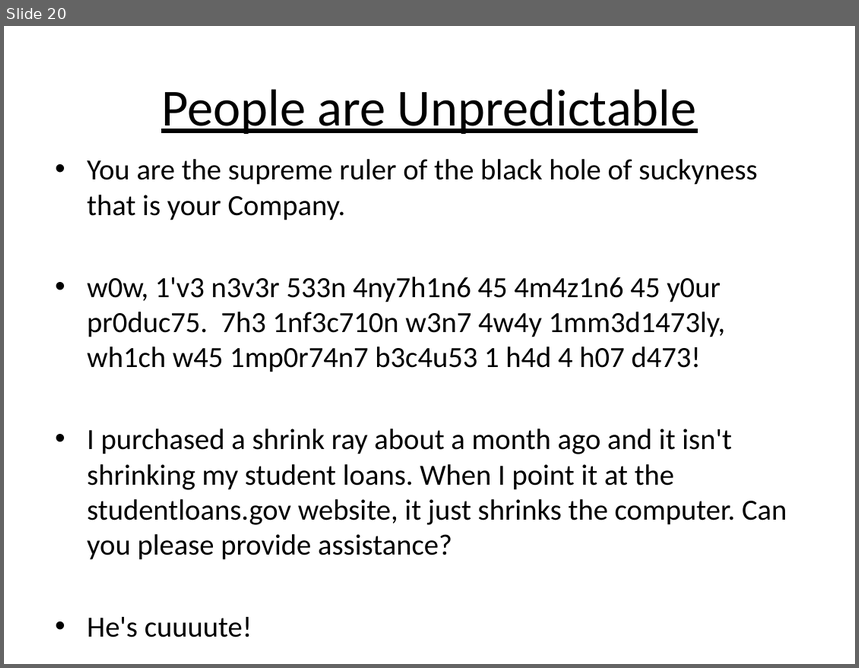
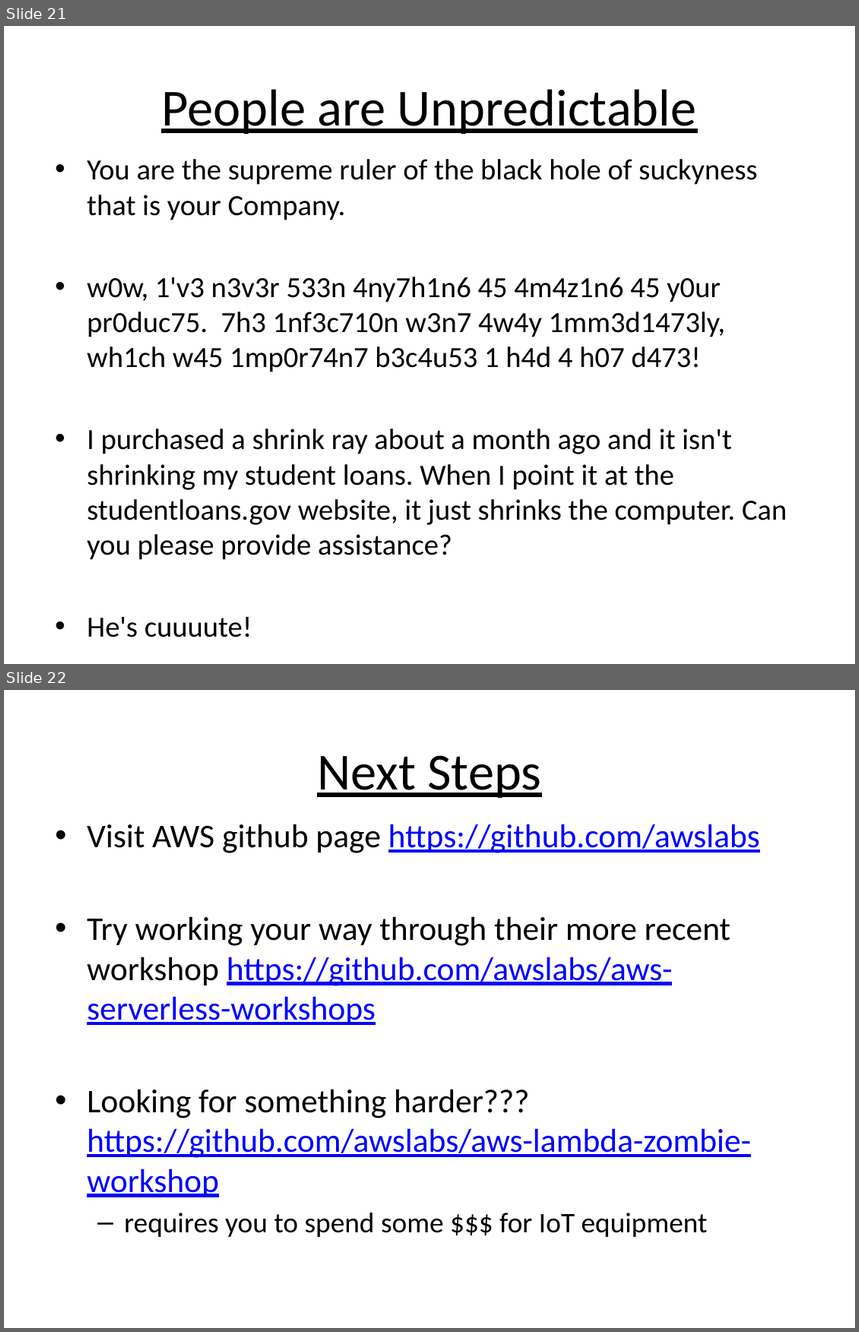
Before and after one commit to brianzy/presentations, a slide deck: 2018-01_chatbot/Presentation-ChatBot_Project.pptx. Shown one above the other, each under a label of ours: slide 20 before the commit, slides 21 and 22 after it. The pictures are 859x668 and 859x1332 pixels, drawn with LibreOffice and Linux fonts; fonts in the diff are those of the drawing. Boxes give left, top, right and bottom in pixels: in the first picture for what was removed or moved away, otherwise in the second. Text is boxed around its words. In the diff, an @@ line names an element or a change of style, - is before the commit and + after.

```diff
--- a/2018-01_chatbot/Presentation-ChatBot_Project.pptx
+++ b/2018-01_chatbot/Presentation-ChatBot_Project.pptx
@@ slide 22 added at <box>4,690,855,1328</box>, background #FFFFFF @@
@@ title added at <box>317,755,541,798</box>, 44 pt, text #000000, underline @@
+Next Steps
@@ text added at <box>87,824,760,1237</box>, 28 pt, text #000000 @@
+• Visit AWS github page https://github.com/awslabs
+• Try working your way through their more recent workshop https://github.com/awslabs/aws-serverless-workshops
+• Looking for something harder??? https://github.com/awslabs/aws-lambda-zombie-workshop
+  – requires you to spend some $$$ for IoT equipment
@@ what was slide 20 is now slide 21 @@
```
Also in this commit, not shown: 6 slides changed, 1 other slide added, 1 other file.
